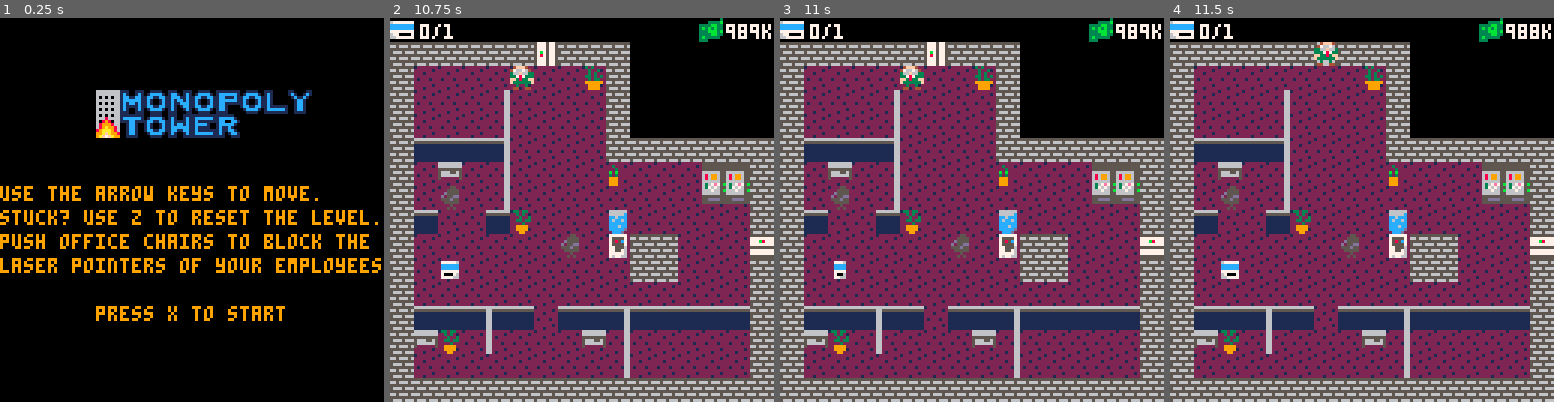
Above: before the commit, frames 1-4 (left to right).
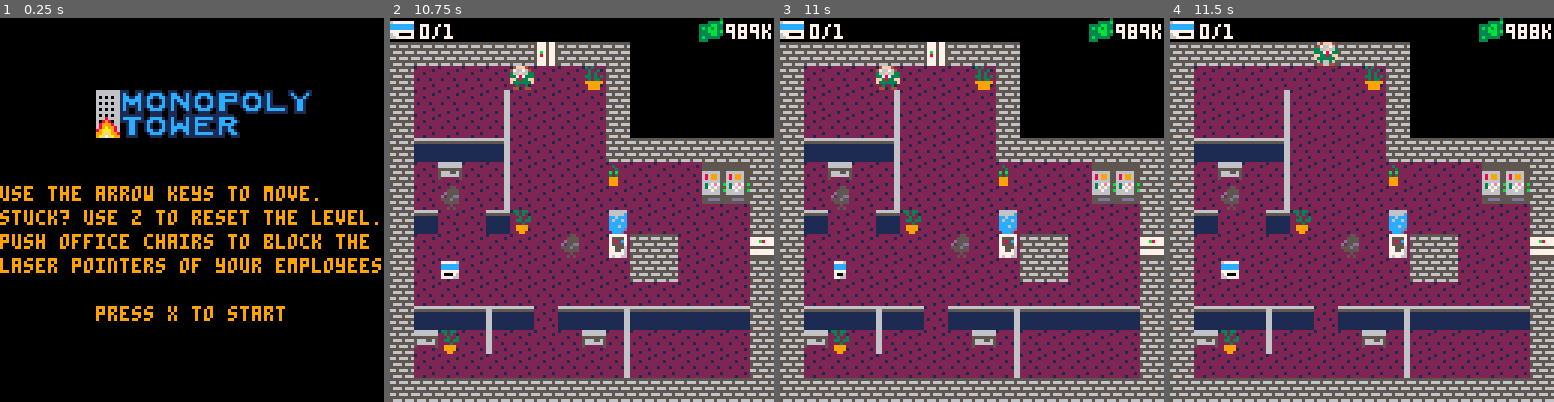
Above: after the commit, the same moments.

Repository: ojlyons/GameDesignProject
Game: PICO-8 cartridge art.p8
Two runs of this game, one before a commit and one after it. Both use one fixed random seed, a clock stepped at 60 frames per second and the inputs below.
Inputs:
- Up to frame 1 (0.25 s): no input
- Up to frame 2 (10.75 s): tap O (Z key) at 0.33, 0.7, 1.43, 2.22, 3.1, 3.98, 4.87, 5.75, 6.63, 7.52, 8.4, 9.28, 10.17 s; tap X (X key) at 1.07, 2.07, 2.4, 2.73, 3.07, 3.4, 3.73, 4.07, 4.4, 4.73, 5.07, 5.4, 5.73, 6.07, 6.4, 6.73, 7.07, 7.4, 7.73, 8.07, 8.4, 8.73, 9.07, 9.4, 9.73, 10.07, 10.4, 10.73 s; hold Left 1.97-2.37 s; hold Down 2.42-2.82 s; hold Right 2.87-3.53 s; hold Up 3.58-4.08 s; hold Right 4.13-4.53 s; hold Down 4.58-5.08 s; hold Left 5.13-5.8 s; hold Up 5.85-6.18 s; hold Left 6.23-6.63 s; hold Down 6.68-7.08 s; hold Right 7.13-7.8 s; hold Up 7.85-8.35 s; hold Right 8.4-8.8 s; hold Down 8.85-9.35 s; hold Left 9.4-10.07 s; hold Up 10.12-10.45 s; hold Left from 10.5 s (still down)
- Up to frame 3 (11 s): release Left at 10.9 s; hold Down from 10.95 s (still down)
- Up to frame 4 (11.5 s): tap O (Z key) at 11.05 s; tap X (X key) at 11.07, 11.4 s; release Down at 11.35 s; hold Right from 11.4 s (still down)

Frames 1-2 are identical in both runs. In frame 3, 0.6% of the frame differs, in the area x 25-38%, y 12-19%; in frame 4, nothing differs.

Commit message:
Fixed levels beyond 8 (enemies didn't work), increased movement speed

Diff:
--- a/art.p8
+++ b/art.p8
@@ -7,7 +7,7 @@
 py = 8
 level = 1
 movetimer = 0
-timepermove = 10
+timepermove = 6
 cards_total = 1 --total number of cards for a level
 enemies = {} --table to store enemies
 sprites = {}
@@ -304,7 +304,7 @@
 	  spin_cards()
 	 end
 
-	 if level_status > 0 then
+	 if level_status > 0 and level<=#levels then
 	  level_change()
 	  return
 	 end
@@ -417,10 +417,6 @@
 
 function _draw()
  cls()
- --if level>#levels then
- -- draw_game_over()
- --end
- --print(level_status,20,0,9)
  if level_status == -2 then
  	draw_menu()
  end
@@ -428,10 +424,11 @@
  	draw_directions()
  end
  if level_status >= 0 then
+	flame()
  	draw_game()
  end
- if level >= 9 then
-    draw_game_over()
+ if level>#levels then
+  draw_game_over()
  end
 end
 __gfx__
@@ -586,19 +583,19 @@
 11111111111111111111111111111111110101010101111111112a1111111111111111111111111111112e11010101011111111111112a1111111101010101010101010111112e1111111111112a1111111111111111111111111111112e11111111111111111111111111111111111111111111111111111111111111111111
 0101010101010101010101010101010101010101010101010101010101010101010101010101010101010101010101010101010101010101010101010101010101010101010101010101010101010101010101010101010101010101010101010101010101010101010101010101010101010101010101010101010101010101
 11111111111111111111111111112a1111111111111111111111111111112a11111111111111111111111111111111111111111111111111111111111111111111111111111111111111111111111111111111111111111111111111111111111111111111111111111111111111111111111111111111111111111111111111
-1121212121212121212125152515151111151515151515171525152515151511111515152515151101010101010101011115151515151515151515151515151111151515151515151515151515151511111515151515151515151515151515111115151515151515151515151515151111151515151515151515151515151511
-11050505050505050505152515251511193b1515151507171525152525251511191515152525251101010101010101011115151515151515151515151515151111151515151515151515151515151511111515151515151515151515151515111115151515151515151515151515151111151515151515151515151515151511
-11151515151515151715153b15150711111515151515153b1515151515151511112121151515071101010101010101011115151515151515151515151515151111151515151515151515151515151511111515151515151515151515151515111115151515151515151515151515151111151515151515151515151515151511
+1121212121212121212125152515151111151515151515161525152515151511111515152515151101010101010101011115151515151515151515151515151111151515151515151515151515151511111515151515151515151515151515111115151515151515151515151515151111151515151515151515151515151511
+11050505050505050505152515251511193b1515151506161525152525251511191515152525251101010101010101011115151515151515151515151515151111151515151515151515151515151511111515151515151515151515151515111115151515151515151515151515151111151515151515151515151515151511
+11151515151515151615153b15150611111515151515153b1515151515151511112121151515061101010101010101011115151515151515151515151515151111151515151515151515151515151511111515151515151515151515151515111115151515151515151515151515151111151515151515151515151515151511
 1121212121212121212115151515151111151515151111111111111111111111112829151503041101010101010101011115151515151515151515151515151111151515151515151515151515151511111515151515151515151515151515111115151515151515151515151515151111151515151515151515151515151511
-11050505050505050505151515151511111515151511010101010101010101011117151515153b1101010101010101011115151515151515151515151515151111151515151515151515151515151511111515151515151515151515151515111115151515151515151515151515151111151515151515151515151515151511
-11151515151715151515153b1515071111171515151101010101010101010101111111111111251111111111110101011115151515151515151515151515151111151515151515151515151515151511111515151515151515151515151515111115151515151515151515151515151111151515151515151515151515151511
+11050505050505050505151515151511111515151511010101010101010101011116151515153b1101010101010101011115151515151515151515151515151111151515151515151515151515151511111515151515151515151515151515111115151515151515151515151515151111151515151515151515151515151511
+11151515151615151515153b1515061111161515151101010101010101010101111111111111251111111111110101011115151515151515151515151515151111151515151515151515151515151511111515151515151515151515151515111115151515151515151515151515151111151515151515151515151515151511
 1121212121212121212115151515151111151515151101010101010101010101010101010111151503041502110101011115151515151515151515151515151111151515151515151515151515151511111515151515151515151515151515111115151515151515151515151515151111151515151515151515151515151511
 1105050505050505050525152515151111151515151101010101010101010101010101010111152515152512110101011115151515151515151515151515151111151515151515151515151515151511111515151515151515151515151515111115151515151515151515151515151111151515151515151515151515151511
-11151715151515151515153b1515071111151515151101010101010101010101010101010111151515251515110101011115151515151515151515151515151111151515151515151515151515151511111515151515151515151515151515111115151515151515151515151515151111151515151515151515151515151511
+11151615151515151515153b1515061111151515151101010101010101010101010101010111151515251515110101011115151515151515151515151515151111151515151515151515151515151511111515151515151515151515151515111115151515151515151515151515151111151515151515151515151515151511
 1111111111111111111115151515151111151515151101010101010101010101010101010111151515151515110101011115151515151515151515151515151111151515151515151515151515151511111515151515151515151515151515111115151515151515151515151515151111151515151515151515151515151511
-0000000000000001011125152525151111171515151101010101010101010101010101010111381515151507110101011115151515151515151515151515151111151515151515151515151515151511111515151515151515151515151515111115151515151515151515151515151111151515151515151515151515151511
+0000000000000001011125152525151111161515151101010101010101010101010101010111381515151506110101011115151515151515151515151515151111151515151515151515151515151511111515151515151515151515151515111115151515151515151515151515151111151515151515151515151515151511
 0101010101010101011115251525151111151515151101010101010101010101010101010111212115152121111111111115151515151515151515151515151111151515151515151515151515151511111515151515151515151515151515111115151515151515151515151515151111151515151515151515151515151511
-010101010101000101112515151515191115153b151101010101010101010101010101010111171515151515153b3b111115151515151515151515151515151111151515151515151515151515151511111515151515151515151515151515111115151515151515151515151515151111151515151515151515151515151511
+010101010101000101112515151515191115153b151101010101010101010101010101010111161515151515153b3b111115151515151515151515151515151111151515151515151515151515151511111515151515151515151515151515111115151515151515151515151515151111151515151515151515151515151511
 010101010101010101111111111111111111111111110101010101010101010101010101011111112a111111111111111111111111111111111111111111111111111111111111111111111111111111111111111111111111111111111111111111111111111111111111111111111111111111111111111111111111111111
 
 
